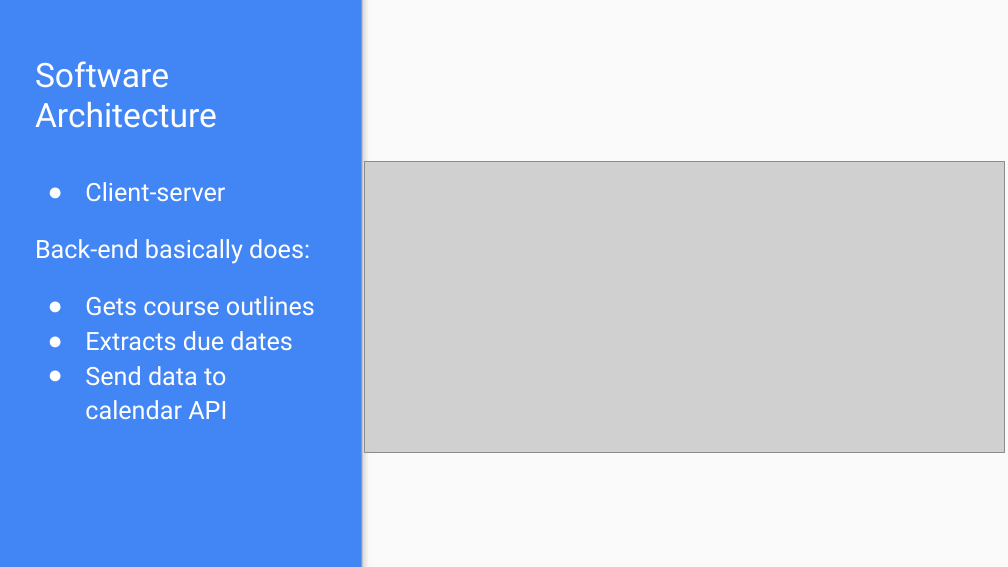
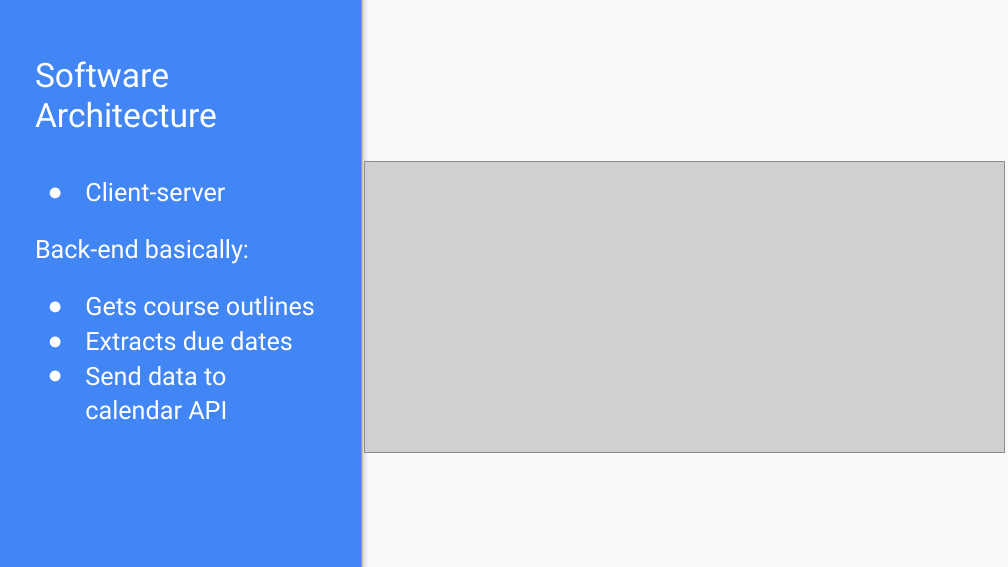
Before and after one commit to unsw-se2021/digital_invention, a slide deck: slide 6 of Deliverable3_New.pptx. Drawn at 1008x567 pixels with LibreOffice and Linux fonts; fonts in the diff are those of the drawing; grey boxes stand for pictures. Boxes give left, top, right and bottom in pixels: in the first picture for what was removed or moved away, otherwise in the second. Text is boxed around its words. In the diff, an @@ line names an element or a change of style, - is before the commit and + after.

Commit message:
tiny fix

```diff
--- a/Deliverable3_New.pptx
+++ b/Deliverable3_New.pptx
@@ text at [35, 239, 249, 264]: text changed @@
-Back-end basically does:
+Back-end basically:
```
